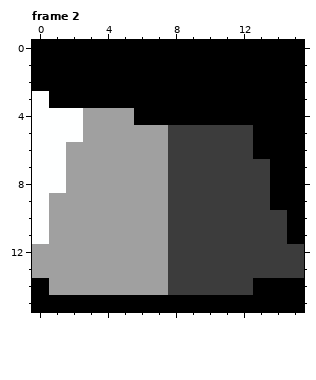
Pixel-art file, stored at art/sprite_tiles/broadsword_south_2.aseprite. The first picture shows the starting point.
16x16 pixels, 4 frames. Shown: frame 2.
Now the later version:
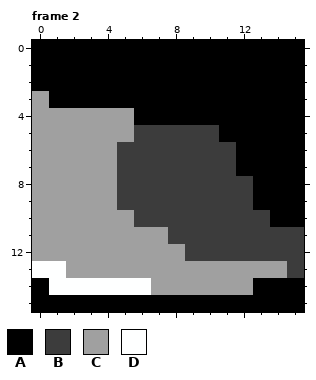
Palette (. is transparent): A #000000  B #3c3c3c  C #a0a0a0  D #feffff
Edits made:
Frame 2:
Colour B gives way to colour A in row 5 at x 11 to 12; in row 6 at x 12; in row 7 at x 12 to 13; in rows 8 to 9 at x 13; in row 10 at x 14.
Colour A gives way to colour B in row 11 at x 15.
Colour C gives way to colour B in row 5 at x 6 to 7; in rows 6 to 9 at x 5 to 7; in row 10 at x 6 to 7.
Colour B gives way to colour C in row 12 at x 8; in row 13 at x 8 to 14; in row 14 at x 8 to 12.
Colour D gives way to colour C in row 3 at x 0; in rows 4 to 5 at x 0 to 2; in rows 6 to 8 at x 0 to 1; in rows 9 to 11 at x 0.
Colour C gives way to colour D in row 13 at x 0 to 1; in row 14 at x 1 to 6.
